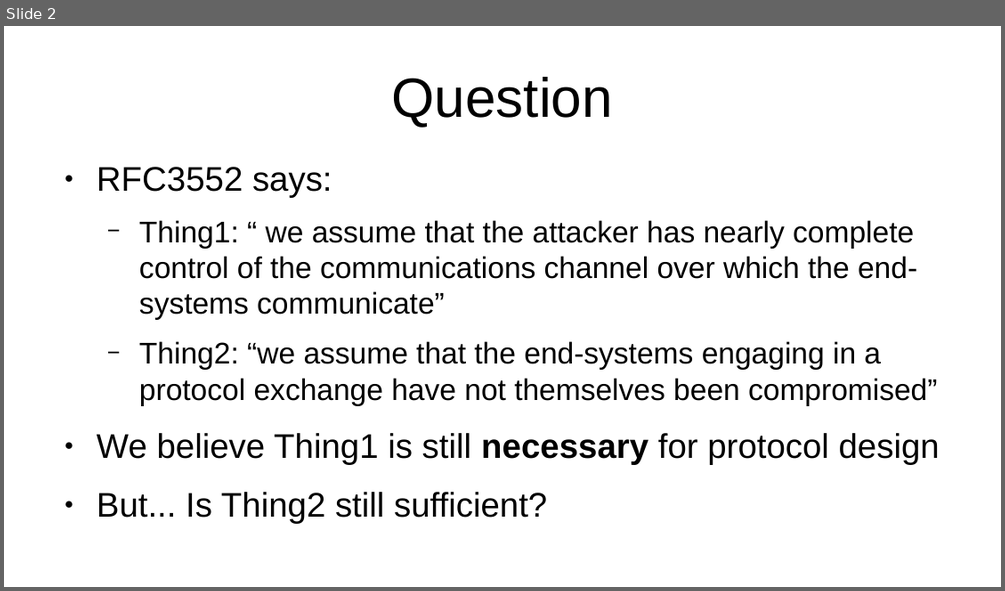
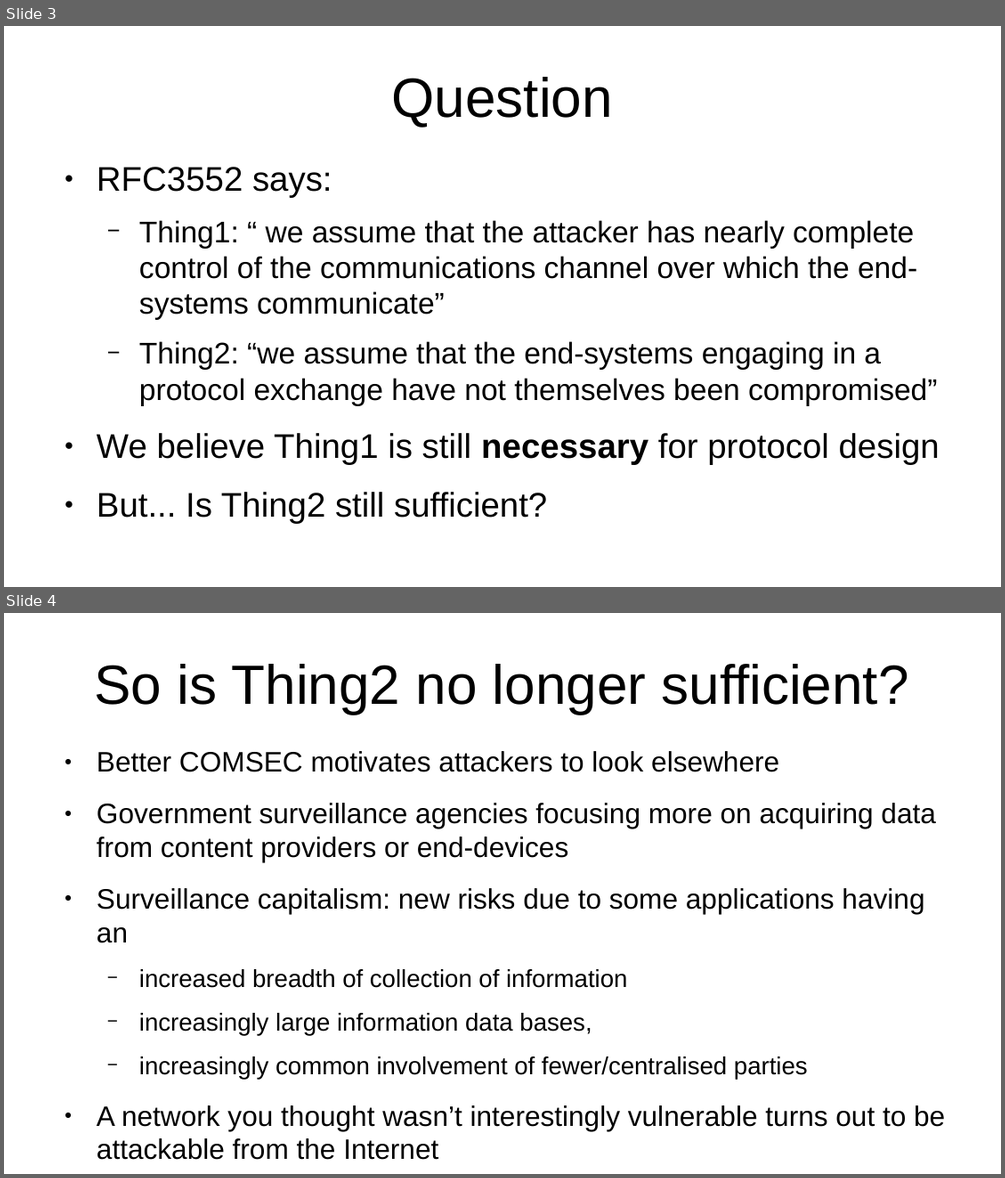
Before and after one commit to sftcd/model-t, a slide deck: ietf105-model-t.odp. Shown one above the other, each under a label of ours: slide 2 before the commit, slides 3 and 4 after it. The pictures are 1005x591 and 1005x1178 pixels, drawn with LibreOffice and Linux fonts; fonts in the diff are those of the drawing. Boxes give left, top, right and bottom in pixels: in the first picture for what was removed or moved away, otherwise in the second. Text is boxed around its words. In the diff, an @@ line names an element or a change of style, - is before the commit and + after.

```diff
--- a/ietf105-model-t.odp
+++ b/ietf105-model-t.odp
@@ slide 4 added at <box>4,613,1001,1174</box>, background #FFFFFF @@
@@ title added at <box>95,664,908,714</box>, 44 pt, text #000000 @@
+So is Thing2 no longer sufficient?
@@ text added at <box>97,751,945,1159</box>, 22.4 pt, text #000000 @@
+● Better COMSEC motivates attackers to look elsewhere
+● Government surveillance agencies focusing more on acquiring data from content providers or end-devices
+● Surveillance capitalism: new risks due to some applications having an
+  − increased breadth of collection of information
+  − increasingly large information data bases,
+  − increasingly common involvement of fewer/centralised parties
+● A network you thought wasn’t interestingly vulnerable turns out to be attackable from the Internet
@@ what was slide 2 is now slide 3 @@
```
Also in this commit, not shown: 1 slide changed, 2 other slides added, 1 other file.
